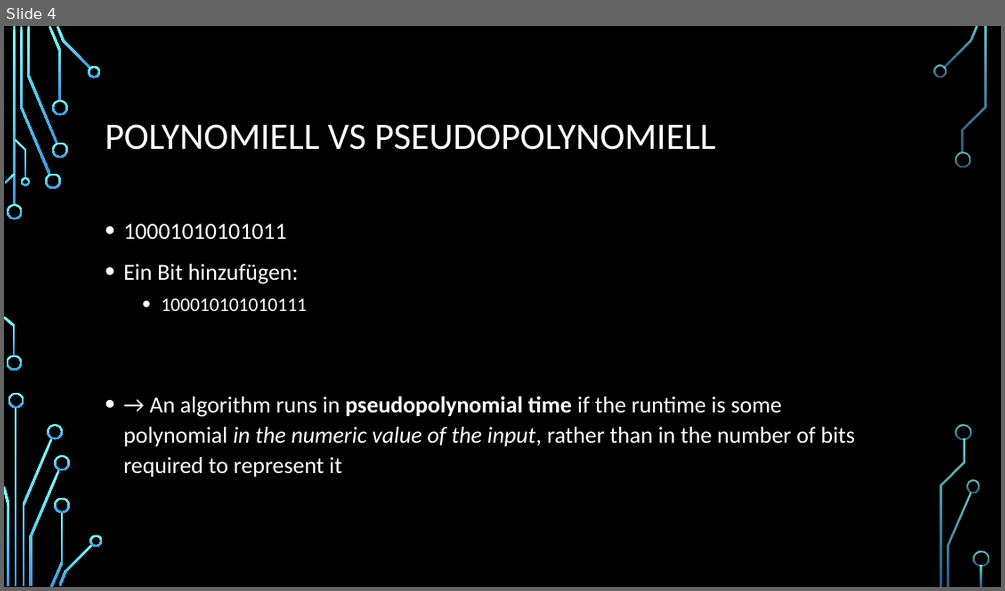
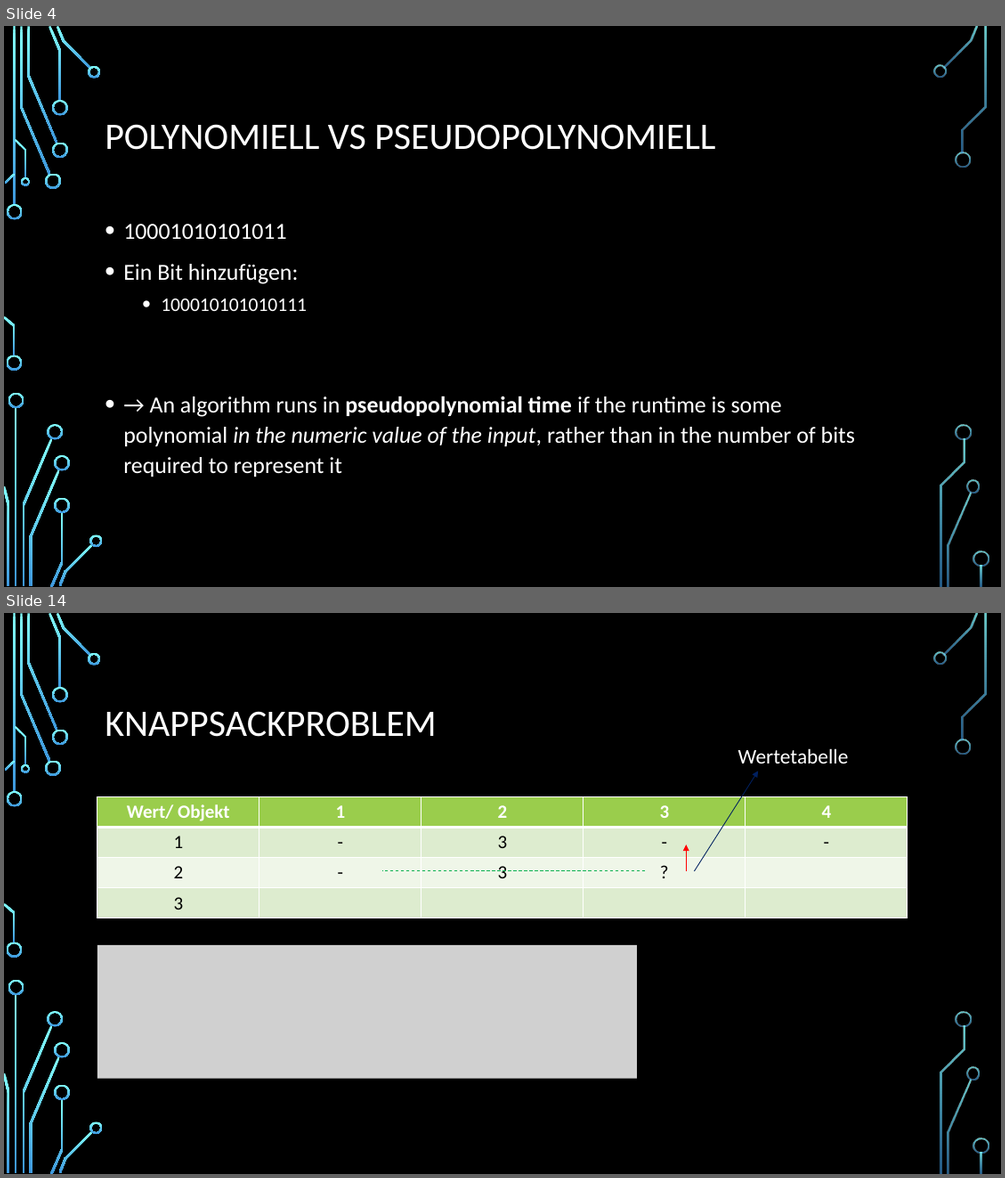
Before and after one commit to Seppl2202/Pseudopolynomielle-Algorithmen, a slide deck: Pseudopolynomielle Algorithmen.pptx. Shown one above the other, each under a label of ours: slide 4 before the commit, slides 4 and 14 after it; the slides between them are not shown. The pictures are 1005x591 and 1005x1178 pixels, drawn with LibreOffice and Linux fonts; fonts in the diff are those of the drawing; grey boxes stand for pictures; background and template pictures are left out. Boxes give left, top, right and bottom in pixels: in the first picture for what was removed or moved away, otherwise in the second. Text is boxed around its words. In the diff, an @@ line names an element or a change of style, - is before the commit and + after.

Commit message:
finished knappsack algorithm

```diff
--- a/Pseudopolynomielle Algorithmen.pptx
+++ b/Pseudopolynomielle Algorithmen.pptx
@@ slide 14 added at (4, 613, 1001, 1174), background picture (left out); not listed: 36 template elements that a slide beside it also shows @@
@@ title added at (105, 711, 436, 737), 36 pt, text #FFFFFF @@
+KNAPPSACKPROBLEM
@@ arrow added from (695, 871) to (759, 771), #002060 0.75 pt @@
@@ text added at (738, 748, 849, 763), 20 pt, text #FFFFFF @@
+Wertetabelle
@@ table added at (97, 797, 909, 918), 4 rows, 5 columns @@
+Wert/ Objekt | 1 | 2 | 3 | 4
+1 | - | 3 | - | -
+2 | - | 3 | ? | 
+3 |  |  |  | 
@@ arrow added from (686, 871) to (686, 844), #FF0000 0.75 pt @@
@@ line added from (645, 871) to (382, 871), #00B050 0.75 pt dashed @@
@@ picture added at (97, 945, 638, 1078) @@
```
Also in this commit, not shown: 15 other slides added.
